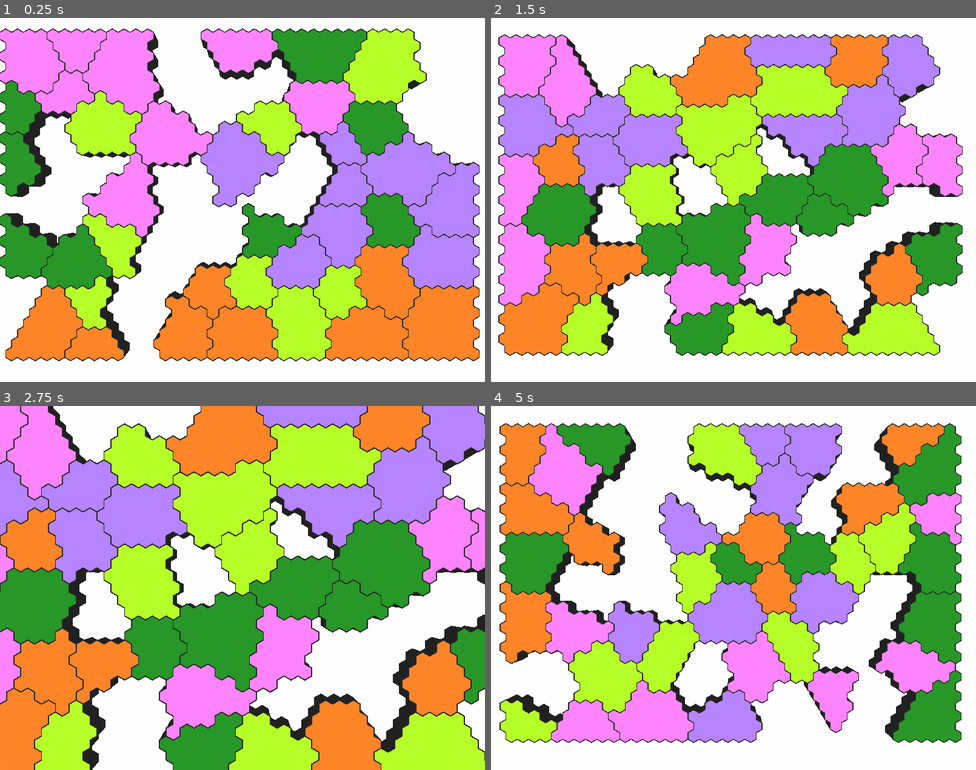
Above: before the commit, frames 1-4 (two rows, left to right).
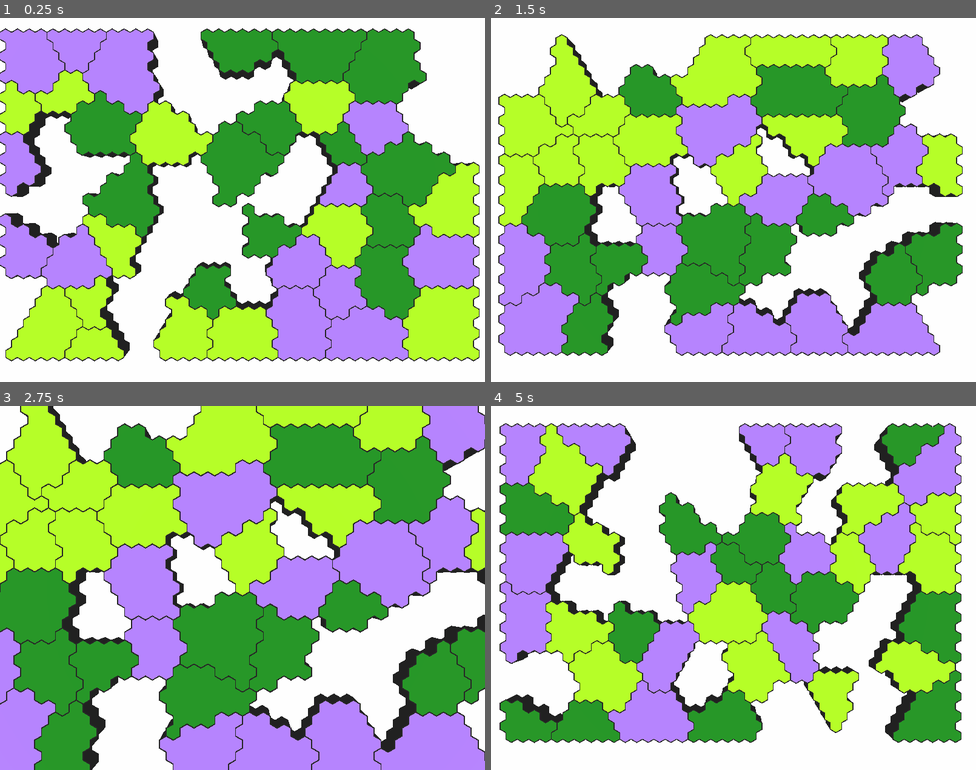
Above: after the commit, the same moments.

Repository: ilyaev/godot-hexes
Game: Godot game, scene res://src/Game.tscn
Same seed, same stepped clock (60 frames per second), same inputs: the game is played once before the commit and once after it.
Inputs (mouse positions are in pixels of both pictures, inside the frame that each line leads up to):
- Up to frame 1 (0.25 s): no input
- Up to frame 2 (1.5 s): tap Enter at 0.5 s; move the mouse to (840, 181) at 0.52 s; hold W 0.53-1.28 s; hold H 0.53-1.28 s; tap Space at 0.77 s; move the mouse to (636, 218) at 1.27 s; hold S from 1.28 s (still down); tap R at 1.35 s
- Up to frame 3 (2.75 s): tap Space at 1.52 s; move the mouse to (291, 507) at 2.02 s; release S at 2.03 s; hold W from 2.03 s (still down); hold H from 2.03 s (still down)
- Up to frame 4 (5 s): tap Space at 2.75, 3.02, 3.77, 4.52 s; move the mouse to (709, 660) at 2.77 s; release H at 2.78 s; tap R at 2.85, 4.35 s; move the mouse to (879, 642) at 3.52 s; release W at 3.53 s; hold H 3.53-4.28 s; hold S from 3.53 s (still down); move the mouse to (588, 533) at 4.27 s

The runs differ from the first frame. In frame 1, 49% of the frame differs, in the area x 0-99%, y 3-94%; in frame 2, 51%; in frame 3, 63%, in the area x 0-100%, y 0-100%; in frame 4, 45%.

Commit message:
fix: speed up 'Build Hexes' step

Diff:
--- a/src/hex/Cell.gd
+++ b/src/hex/Cell.gd
@@ -38,7 +38,7 @@
 	pos = Vector3(x, y, z)
 
 func _physics_process(delta):
-	rotate_y(delta * PI)
+	# rotate_y(delta * PI)
 	# rotate_x(delta * PI * speed)
 	# rotate_z(delta * PI * speed)
 	# show()
--- /dev/null
+++ b/src/hex/Cells.gd
@@ -0,0 +1,62 @@
+var hexes = []
+var radius = 0
+var density = 6
+
+
+func add_hex(row, col, offset):
+    var hex = blank_hex(row, col, offset)
+
+    hex.vertices.resize(density)
+    hex.vert_hashes.resize(density)
+
+    var step = 2 * PI / density
+
+    for n in range(density):
+        var x = radius * sin(step * n)
+        var y = radius * cos(step * n)
+        hex.vertices[n] = global.round_vector(Vector3(x,y,0) + offset)
+        hex.vert_hashes[n] = [hex.vertices[n].x, hex.vertices[n].y, hex.vertices[n].z].hash()
+
+    hexes.push_back(hex)
+    return hex
+
+func blank_hex(row, col, offset):
+    var result = {
+        "x": col - (row - (row&1)) / 2,
+        "y": 0,
+        "z": row,
+        "q": 0,
+        "r": 0,
+        "row": row,
+        "col": col,
+        "vertices": [],
+        "vert_hashes": [],
+        "id": gen_hex_hash(row, col),
+        "region_id": 0,
+        "is_capital": false,
+        "origin": offset
+    }
+
+    result.y = -result.x - result.z
+    result.q = result.x
+    result.r = result.z
+    result.pos = Vector3(result.x, result.y, result.z)
+    return result
+
+func gen_hex_hash(row, col):
+    var result = str([row, col].hash()) + str(row) + str(col)
+    return int(result)
+
+func get_vertice_index_by_hash(hex, hash_value):
+    for n in hex.vert_hashes.size():
+        if hex.vert_hashes[n] == hash_value:
+            return n
+    return -1
+
+func populate(hex, country, flag = false):
+    hex.region_id = country
+    hex.is_capital = flag
+
+func distance_to(src, hex):
+    var result = (abs(hex.x - src.x) + abs(hex.y - src.y) + abs(hex.z - src.z)) / 2
+    return result
--- a/src/hex/Grid.gd
+++ b/src/hex/Grid.gd
@@ -1,14 +1,14 @@
 extends Spatial
 
-var hex_class = preload("Cell.tscn")
 var region_class = preload("Region.tscn")
 var outline_class = preload("Outline.tscn")
+var cells_class = preload('Cells.gd')
 
 var cols = 40
 var rows = 32
 var regions_count = round(cols * rows / 23)
 var voids_count = round(regions_count * 0.3)
-var country_count = 5
+var country_count = 3
 
 var size = 0.05
 var height = -0.1
@@ -36,6 +36,7 @@
 ]
 
 var Outline
+var Cells
 
 var color_map = [
 	Color(0,0,0),
@@ -97,7 +98,6 @@
 	Outline = outline_class.instance()
 
 	for region in $Regions.get_children():
-		var prev_index = -10
 		for hex in region.hexes:
 			var parity = hex.row & 1
 			var dirs = oddr_directions_alternate[parity]
@@ -117,11 +117,8 @@
 						global.round_vector(coords[2][next_index] + hex.origin),
 						global.round_vector(coords[2][index] + hex.origin),
 					])
-					prev_index = index
 
 	add_child(Outline)
-
-	pass
 
 func plant_countries():
 	var pool = []
@@ -165,13 +162,11 @@
 						break
 
 			if reachable:
-				# $Regions.remove_child(target_region)
 				target_region.hide()
 				target_region.original_id = target_region.id
 				target_region.id = -1
 				for rhex in target_region.hexes:
 					rhex.region_id = -1
-				# target_region.queue_free()
 				flag = false
 				regions_count -= 1
 			else:
@@ -189,15 +184,13 @@
 
 	for region in $Regions.get_children():
 		if region.id < 0:
-			for hex in region.hexes:
-				hex.queue_free()
 			region.queue_free()
 
 func build_regions():
 	var regions = {}
 	for row in range(rows):
 		for col in range(cols):
-			var hex = get_hex_by_hash(gen_hex_hash(row, col)) # [row,col,str(row) + str(col)].hash())
+			var hex = get_hex_by_hash(gen_hex_hash(row, col))
 			if hex.id:
 				if !regions.has(hex.region_id):
 					regions[hex.region_id] = region_class.instance()
@@ -221,25 +214,24 @@
 func plant_capitals():
 	for i in range(regions_count):
 		var hex = get_random_empty_hex()
-		hex.populate(i + 1, true)
+		Cells.populate(hex, i + 1, true)
 		capitals.push_back(hex)
 	pass
 
 func build_borders():
 	for row in range(rows):
 		for col in range(cols):
-			var hex = get_hex_by_hash(gen_hex_hash(row, col)) #[row,col,str(row) + str(col)].hash())
+			var hex = get_hex_by_hash(gen_hex_hash(row, col))
 			if hex.id and !hex.is_capital:
 				var capital
 				var max_distance = 100000
 				for capital_hex in capitals:
-					var distance = capital_hex.distance_to(hex)
+					var distance = Cells.distance_to(capital_hex, hex)
 					if distance < max_distance:
 						max_distance = distance
 						capital = capital_hex
 
-				hex.populate(capital.region_id)
-				hex.mat.set_albedo(capital.mat.get_albedo() * 1.1)
+				Cells.populate(hex, capital.region_id)
 
 				if !region_hexes.has(capital.region_id):
 					region_hexes[capital.region_id] = []
@@ -266,7 +258,7 @@
 		if hex.id and hex.region_id == 0 and !hex.is_capital:
 			flag = false
 			for capital_hex in capitals:
-				if capital_hex.distance_to(hex) <= 3 :
+				if Cells.distance_to(capital_hex, hex) <= 3 :
 					flag = true
 
 	return hex
@@ -332,7 +324,7 @@
 	return hash_value
 
 func get_hex(row, col):
-	var childs = $Hexes.get_children()
+	var childs = Cells.hexes
 	for i in childs.size():
 		if childs[i].row == row and childs[i].col == col:
 			return childs[i]
@@ -341,14 +333,14 @@
 func get_hex_by_hash(hash_value):
 	if _hex_dict.has(hash_value):
 		return _hex_dict[hash_value]
-	var childs = $Hexes.get_children()
+	var childs = Cells.hexes
 	for i in childs.size():
 		if childs[i].id == hash_value:
 			_hex_dict[hash_value] = childs[i]
 			return childs[i]
 	return {"region_id": -1, "is_capital": false, "id": 0}
 
-func build_outline(hexes = $Hexes.get_children()):
+func build_outline(hexes = Cells.hexes):
 	var index = 0
 	var hex = hexes[index]
 	var vertex_hash = hex.vert_hashes[index]
@@ -371,7 +363,7 @@
 		elif hexes_per_vertex == 2:
 			all_vertices.append(hex.vertices[index])
 			hex = get_hex_by_hash(get_next_hex(hex.id, vertex_hex_adjusted))
-			index = get_next_index(hex.get_vertice_index_by_hash(vertex_hash))
+			index = get_next_index(Cells.get_vertice_index_by_hash(hex, vertex_hash))
 			vertex_hash = hex.vert_hashes[index]
 
 		if vertex_hash == first_hash:
@@ -488,27 +480,21 @@
 
 
 func build_hexes():
+
+	Cells = cells_class.new()
+	Cells.radius = size
+
 	for row in range(rows):
 		var row_offset = 0
 		if row % 2 != 0:
 			row_offset = hex_width / 2
 		for col in range(cols):
-			if randi() % 20 > -1:
-				var hex = hex_class.instance()
-				var offset = Vector3(row_offset + hex_width * col, -1 * row * offset_y, 0)
-
-				hex.row = row
-				hex.col = col
-				hex.radius = size
-				hex.height = -size / 5
-				hex.id = gen_hex_hash(row, col) #[row,col,str(row) + str(col)].hash()
-
-				$Hexes.add_child(hex)
-				hex.hide()
-
-				hex.add_offset(offset)
-
-				add_vertices_to_map(hex.vertices, hex.id)
+			var hex = Cells.add_hex(
+				row,
+				col,
+				Vector3(row_offset + hex_width * col, -1 * row * offset_y, 0)
+			)
+			add_vertices_to_map(hex.vertices, hex.id)
 
 func add_vertices_to_map(items, id):
 	for n in items.size():
@@ -563,5 +549,4 @@
 
 
 func gen_hex_hash(row, col):
-	var result = str([row, col].hash()) + str(row) + str(col)
-	return int(result)
+	return Cells.gen_hex_hash(row, col)
--- a/src/hex/Grid.tscn
+++ b/src/hex/Grid.tscn
@@ -7,5 +7,3 @@
 script = ExtResource( 1 )
 
 [node name="Regions" type="Spatial" parent="." index="0"]
-
-[node name="Hexes" type="Spatial" parent="." index="1"]
--- a/src/hex/Region.gd
+++ b/src/hex/Region.gd
@@ -8,8 +8,13 @@
 var mat = SpatialMaterial.new()
 var rotation_speed = 0
 var color
+var current_transform
+var original_transform
+var selection_shift = 0.1
 
 func _ready():
+	current_transform = transform
+	original_transform = transform
 	pass
 
 func set_country(country):
@@ -68,13 +73,33 @@
 		rotate_z(delta * PI / rotation_speed)
 
 func _on_HexRegion_mouse_entered():
-	translate_object_local(Vector3(0,0,0.09))
+	$Tween.interpolate_property(
+		self,
+		'transform',
+		transform,
+		current_transform.translated(Vector3(0, 0, selection_shift)),
+		0.2,
+		Tween.TRANS_EXPO,
+		Tween.EASE_OUT
+	)
+	current_transform = current_transform.translated(Vector3(0,0,selection_shift))
+	$Tween.start()
 	pass
 
 
 
 func _on_HexRegion_mouse_exited():
-	translate_object_local(Vector3(0,0,-0.09))
+	$Tween.interpolate_property(
+		self,
+		'transform',
+		transform,
+		current_transform.translated(Vector3(0, 0, -selection_shift)),
+		0.2,
+		Tween.TRANS_SINE,
+		Tween.EASE_IN
+	)
+	current_transform = current_transform.translated(Vector3(0, 0, -selection_shift))
+	$Tween.start()
 	pass
 
 
--- a/src/hex/Region.tscn
+++ b/src/hex/Region.tscn
@@ -46,6 +46,15 @@
 shape = null
 disabled = false
 
+[node name="Tween" type="Tween" parent="." index="2"]
+
+repeat = false
+playback_process_mode = 1
+playback_speed = 1.0
+playback/active = false
+playback/repeat = false
+playback/speed = 1.0
+
 [connection signal="mouse_entered" from="." to="." method="_on_HexRegion_mouse_entered"]
 
 [connection signal="mouse_exited" from="." to="." method="_on_HexRegion_mouse_exited"]
